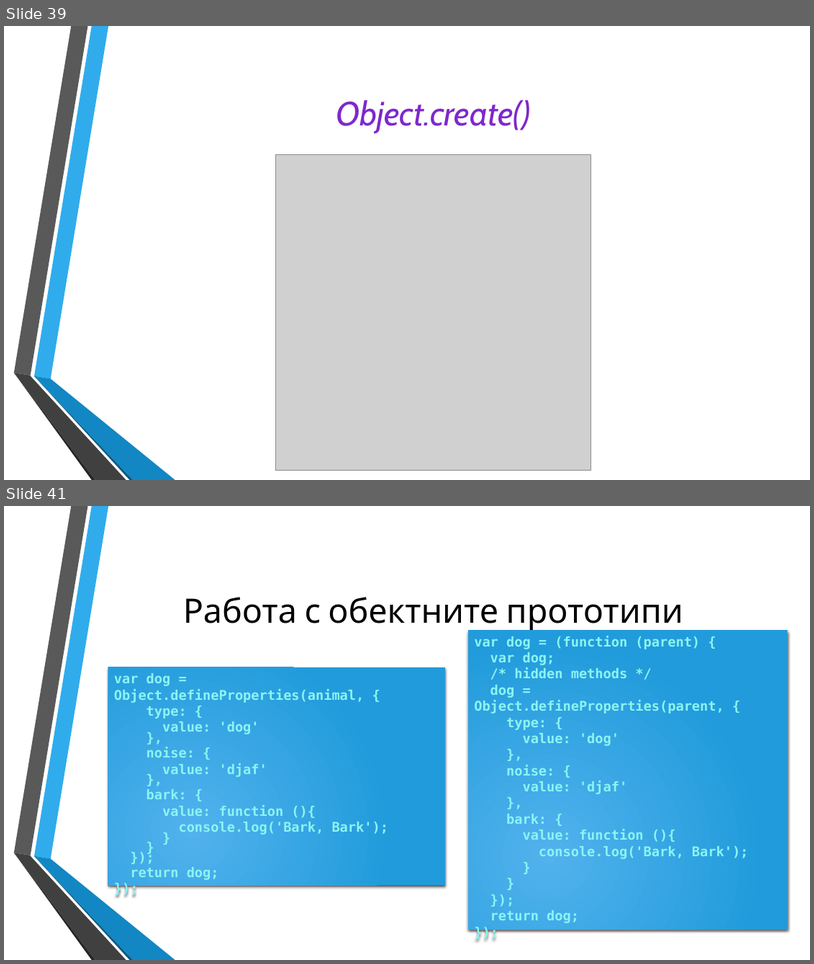
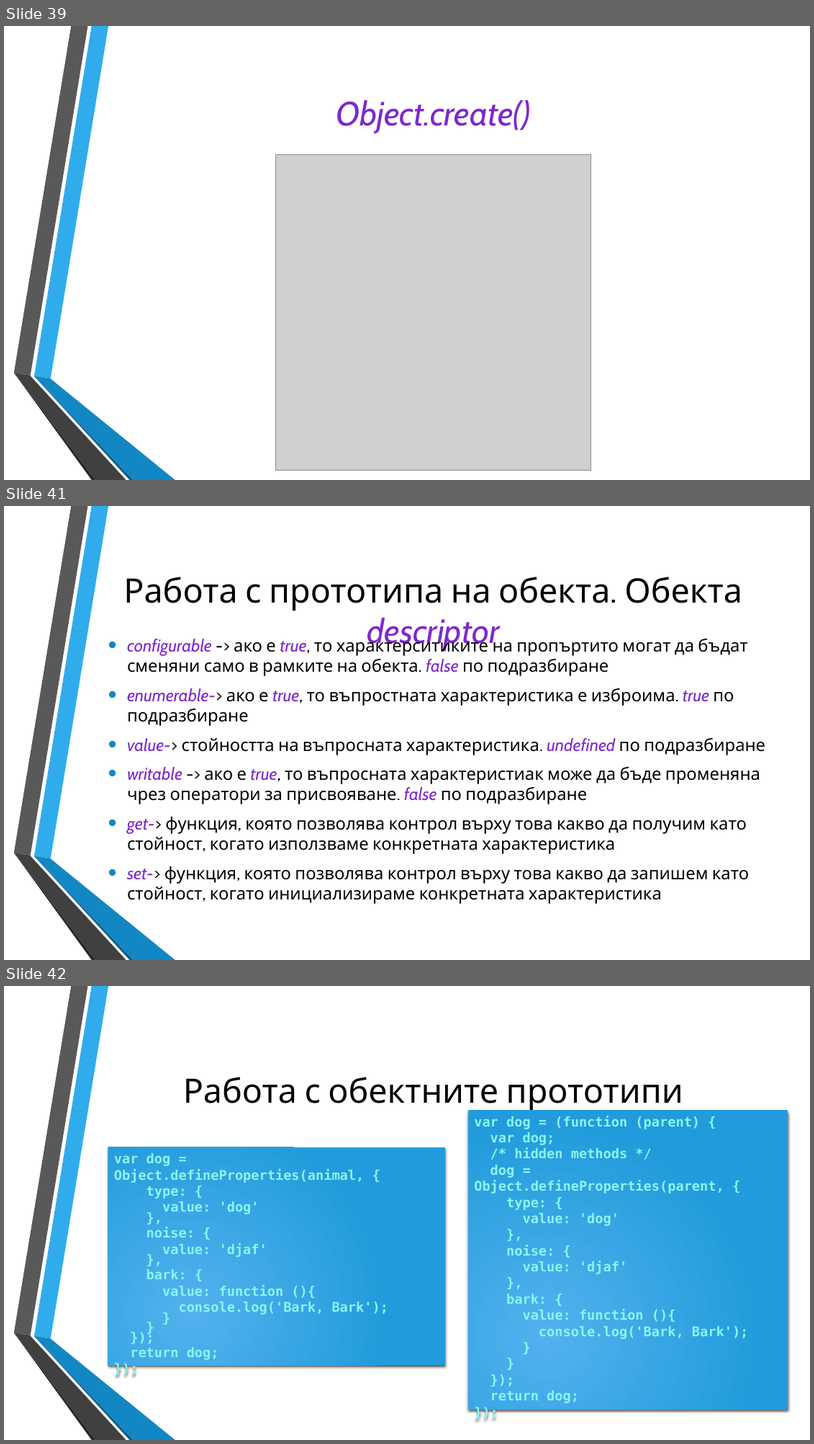
Before and after one commit to dnmitev/IT-Academy, a slide deck: JS Fundamentals/8.OOP/JS-OOP.pptx. Shown one above the other, each under a label of ours: slides 39 and 41 before the commit, slides 39, 41 and 42 after it; the slides between them are not shown. The pictures are 814x964 and 814x1444 pixels, drawn with LibreOffice and Linux fonts; fonts in the diff are those of the drawing; grey boxes stand for pictures; background and template pictures are left out. Boxes give left, top, right and bottom in pixels: in the first picture for what was removed or moved away, otherwise in the second. Text is boxed around its words. In the diff, an @@ line names an element or a change of style, - is before the commit and + after.

```diff
--- a/JS Fundamentals/8.OOP/JS-OOP.pptx
+++ b/JS Fundamentals/8.OOP/JS-OOP.pptx
@@ slide 41 added at <box>4,506,810,960</box>, background picture (left out); not listed: 6 template elements that a slide beside it also shows @@
@@ title added at <box>124,577,743,651</box>, 40 pt, text #000000 @@
+Работа с прототипа на обекта. Обекта descriptor
@@ text added at <box>127,636,766,903</box>, 20.4 pt, text #000000 @@
+• configurable -> ако е true, то характерситиките на пропъртито могат да бъдат сменяни само в рамките на обекта. false по подразбиране
+• enumerable-> ако е true, то въпростната характеристика е изброима. true по подразбиране
+• value-> стойността на въпросната характеристика. undefined по подразбиране
+• writable -> ако е true, то въпросната характеристиак може да бъде променяна чрез оператори за присвояване. false по подразбиране
+• get-> функция, която позволява контрол върху това какво да получим като стойност, когато използваме конкретната характеристика
+• set-> функция, която позволява контрол върху това какво да запишем като стойност, когато инициализираме конкретната характеристика
@@ what was slide 41 is now slide 42 @@
```
Also in this commit, not shown: 5 slides changed, 11 other slides added, 6 other files.
